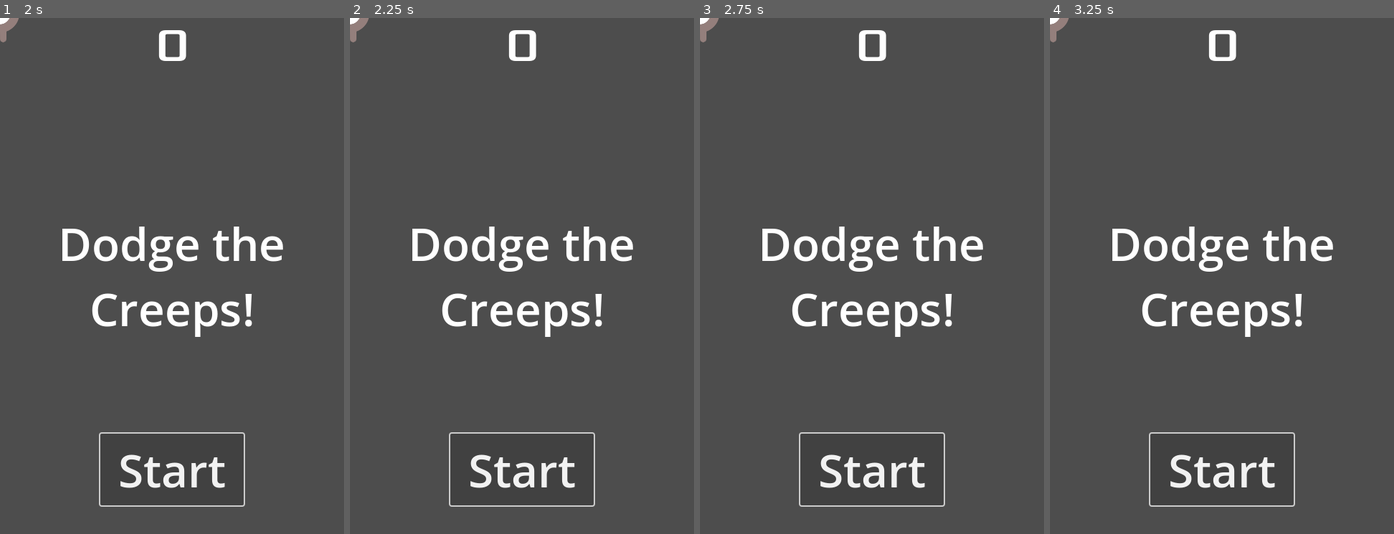
Above: before the commit, frames 1-4 (left to right).
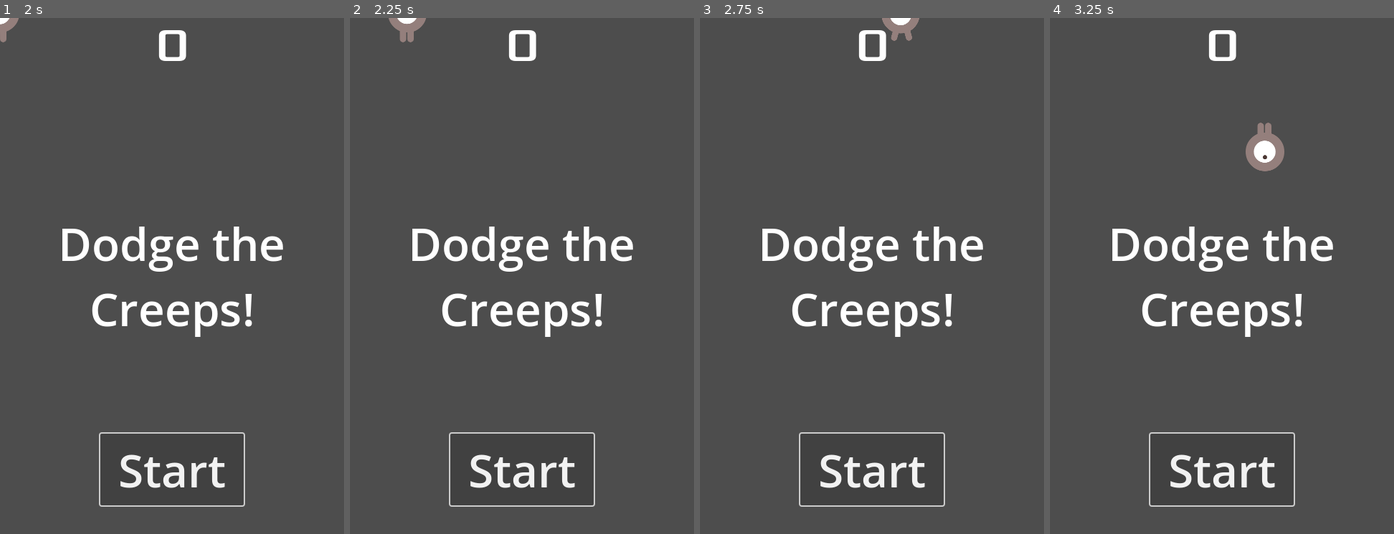
Above: after the commit, the same moments.

Repository: Ikit24/First_godot_game
Game: Godot game, scene res://main.tscn
Same seed, same stepped clock (60 frames per second), same inputs: the game is played once before the commit and once after it.
Inputs:
- Up to frame 1 (2 s): click "Start" at 0.5 s; click "Start" at 1.25 s
- Up to frame 2 (2.25 s): tap Enter at 2 s; hold Right (move_right) from 2.03 s (still down)
- Up to frame 3 (2.75 s): keep holding Right (move_right)
- Up to frame 4 (3.25 s): release Right (move_right) at 2.78 s; hold Down (move_down) from 2.78 s (still down)

Frame 1 is identical in both runs. In frame 2, 0.5% of the frame differs, in the area x 0-23%, y 0-5%; in frame 3, 0.5%; in frame 4, 0.9%, in the area x 0-69%, y 0-30%.
Error before the commit: Attempt to call function 'play' in base 'null instance' on a null instance. (res://player.gd:23)

Commit message:
finished UI

Diff:
--- a/first_2d_game/main.gd
+++ b/first_2d_game/main.gd
@@ -1,37 +1,34 @@
 extends Node
-
 @export var mob_scene: PackedScene
 var score
 
 func game_over():
 	$ScoreTimer.stop()
 	$MobTimer.stop()
+	$HUD.show_game_over()
 
 func new_game():
 	score = 0
 	$Player.start($StartPosition.position)
 	$StartTimer.start()
+	$HUD.update_score(score)
+	$HUD.show_message("Get Ready")
 
 func _on_mob_timer_timeout():
 	var mob = mob_scene.instantiate()
-
 	var mob_spawn_location = $MobPath/MobSpawnLocation
 	mob_spawn_location.progress_ratio = randf()
-
 	mob.position = mob_spawn_location.position
-
 	var direction = mob_spawn_location.rotation + PI / 2
-
 	direction += randf_range(-PI / 4, PI / 4)
 	mob.rotation = direction
-
 	var velocity = Vector2(randf_range(150.0, 250.0), 0.0)
 	mob.linear_velocity = velocity.rotated(direction)
-
 	add_child(mob)
 
 func _on_score_timer_timeout() -> void:
 	score += 1
+	$HUD.update_score(score)
 
 func _on_start_timer_timeout() -> void:
 	$MobTimer.start()
@@ -39,3 +36,6 @@
 
 func _ready():
 	pass
+
+func _on_hud_start_game() -> void:
+	new_game()
--- a/first_2d_game/main.tscn
+++ b/first_2d_game/main.tscn
@@ -97,3 +97,4 @@
 [connection signal="timeout" from="MobTimer" to="." method="_on_mob_timer_timeout"]
 [connection signal="timeout" from="ScoreTimer" to="." method="_on_score_timer_timeout"]
 [connection signal="timeout" from="StartTimer" to="." method="_on_start_timer_timeout"]
+[connection signal="start_game" from="HUD" to="." method="_on_hud_start_game"]
--- a/first_2d_game/player.gd
+++ b/first_2d_game/player.gd
@@ -20,7 +20,7 @@
 
 	if velocity.length() > 0:
 		velocity = velocity.normalized() * speed
-		$animatedAnimatedSprite2D.play()
+		$AnimatedSprite2D.play()
 	else:
 		$AnimatedSprite2D.stop()
 
